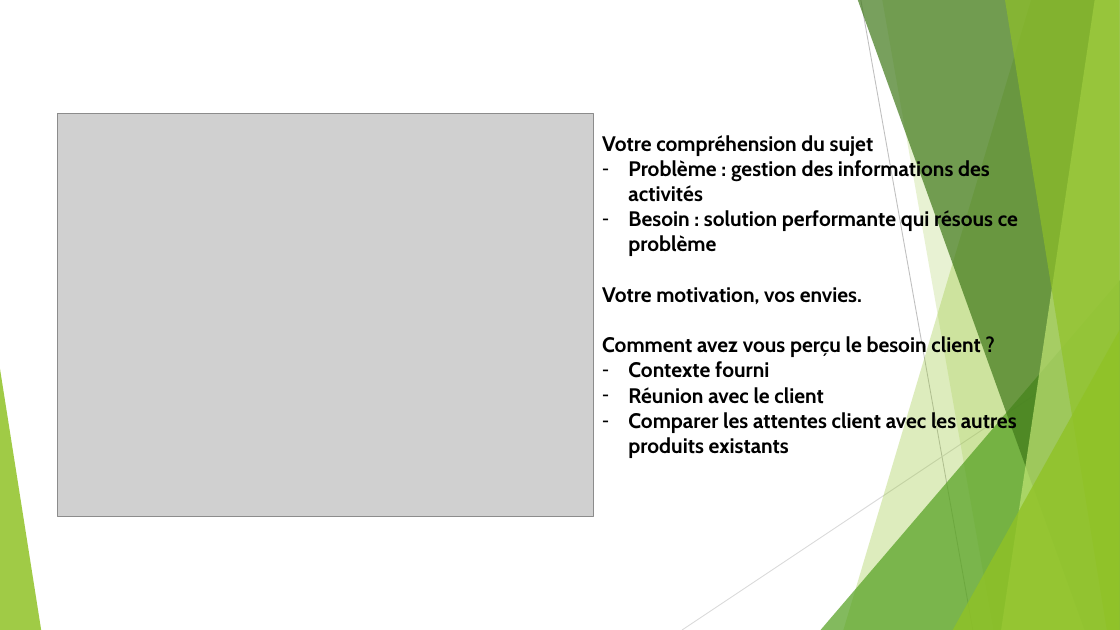
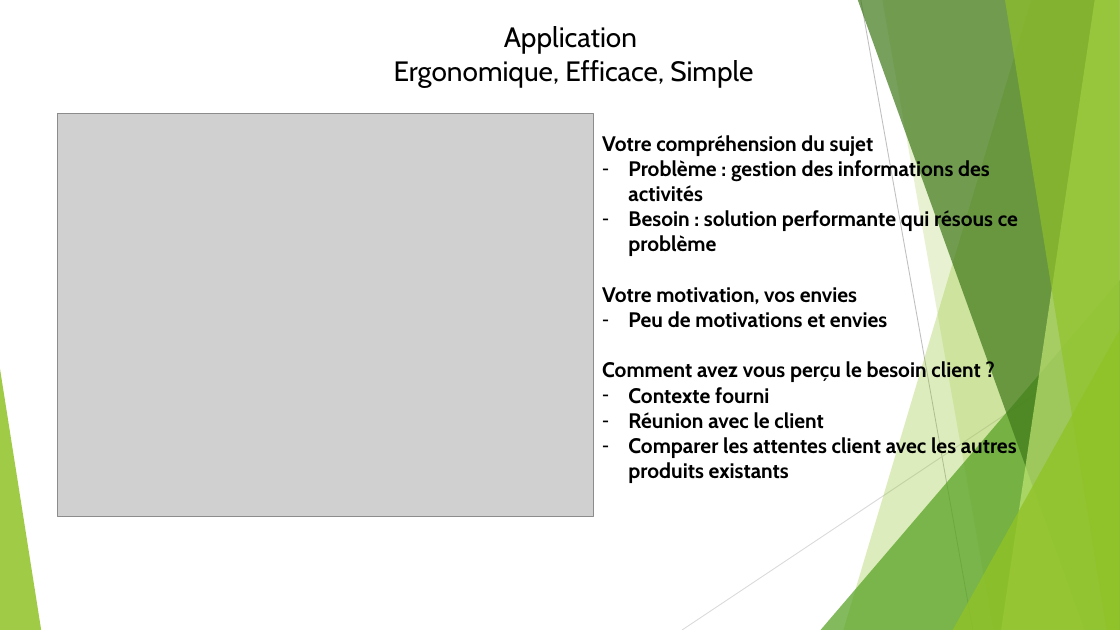
Before and after one commit to taconet1/Application-de-gestion, a slide deck: slide 1 of Présentation.pptx. Drawn at 1120x630 pixels with LibreOffice and Linux fonts; fonts in the diff are those of the drawing; grey boxes stand for pictures. Boxes give left, top, right and bottom in pixels: in the first picture for what was removed or moved away, otherwise in the second. Text is boxed around its words. In the diff, an @@ line names an element or a change of style, - is before the commit and + after.

Commit message:
Powerpoint présentation

```diff
--- a/Présentation.pptx
+++ b/Présentation.pptx
@@ text added at [394,26,753,87], 24 pt, text #000000 @@
+Application
+Ergonomique, Efficace, Simple
@@ text at [602,287,887,328]: text changed @@
-Votre motivation, vos envies.
+Votre motivation, vos envies
+– Peu de motivations et envies
```
Also in this commit, not shown: 1 slide added, 5 slides removed.
